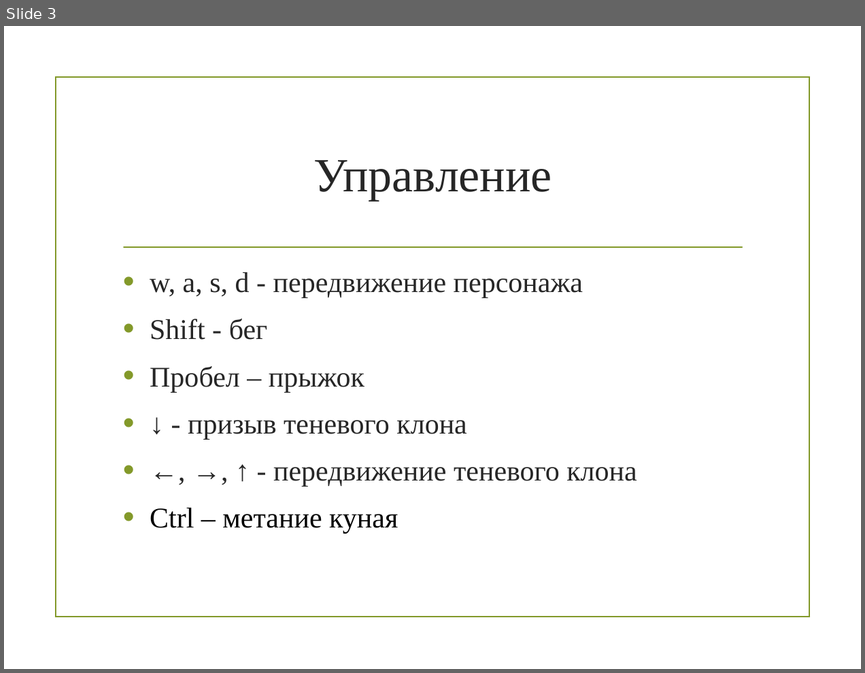
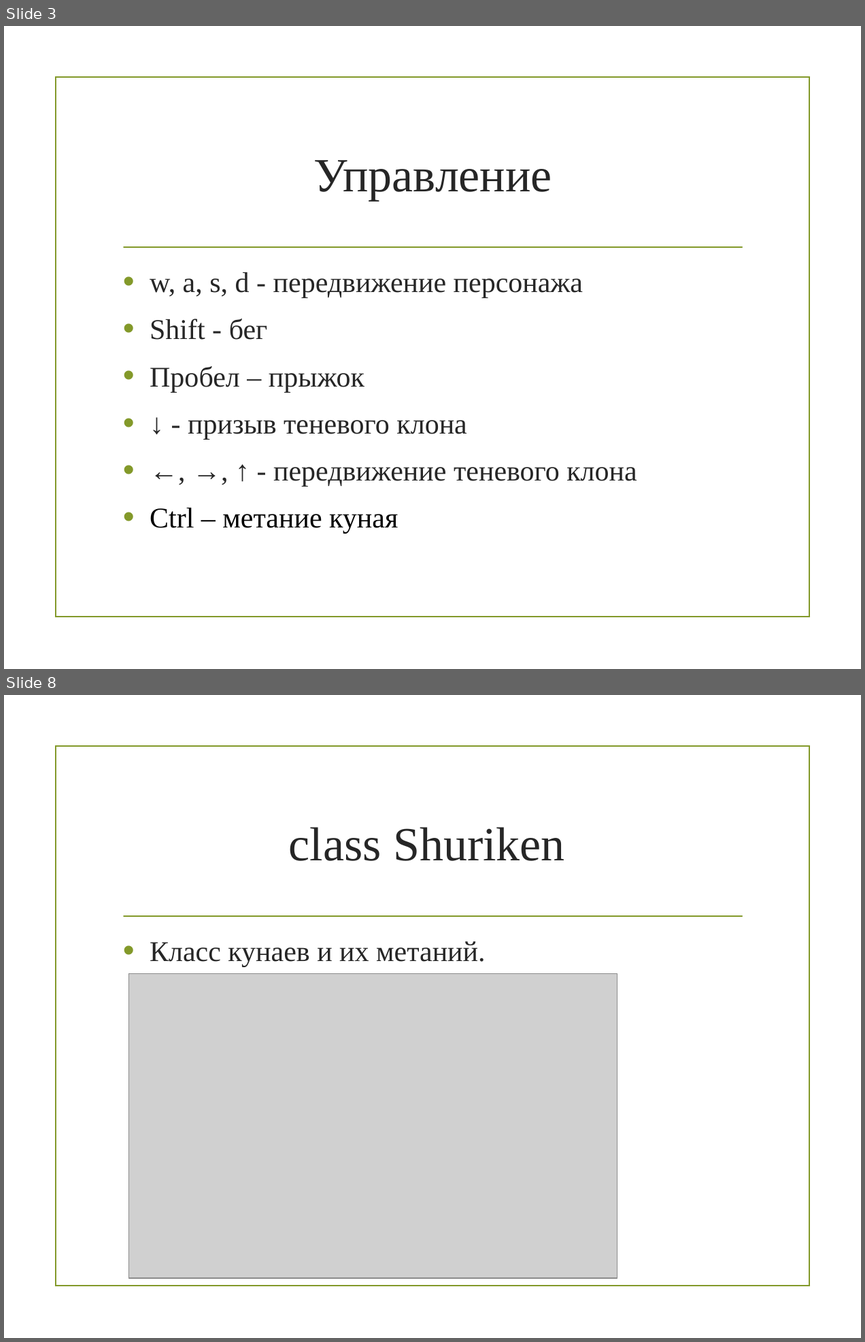
Before and after one commit to DanMak8/project_game, a slide deck: naruto.pptx. Shown one above the other, each under a label of ours: slide 3 before the commit, slides 3 and 8 after it; the slides between them are not shown. The pictures are 865x673 and 865x1342 pixels, drawn with LibreOffice and Linux fonts; fonts in the diff are those of the drawing; grey boxes stand for pictures; background and template pictures are left out. Boxes give left, top, right and bottom in pixels: in the first picture for what was removed or moved away, otherwise in the second. Text is boxed around its words. In the diff, an @@ line names an element or a change of style, - is before the commit and + after.

```diff
--- a/naruto.pptx
+++ b/naruto.pptx
@@ slide 8 added at box(4, 695, 861, 1338), background picture (left out); not listed: 2 template elements that a slide beside it also shows @@
@@ title added at box(289, 827, 565, 861), 40 pt, text #262626 @@
+class Shuriken
@@ text added at box(150, 941, 485, 967), 24 pt, text #262626 @@
+• Класс кунаев и их метаний.
@@ picture added at box(129, 974, 617, 1278) @@
```
Also in this commit, not shown: 6 other slides added, 1 other file.
